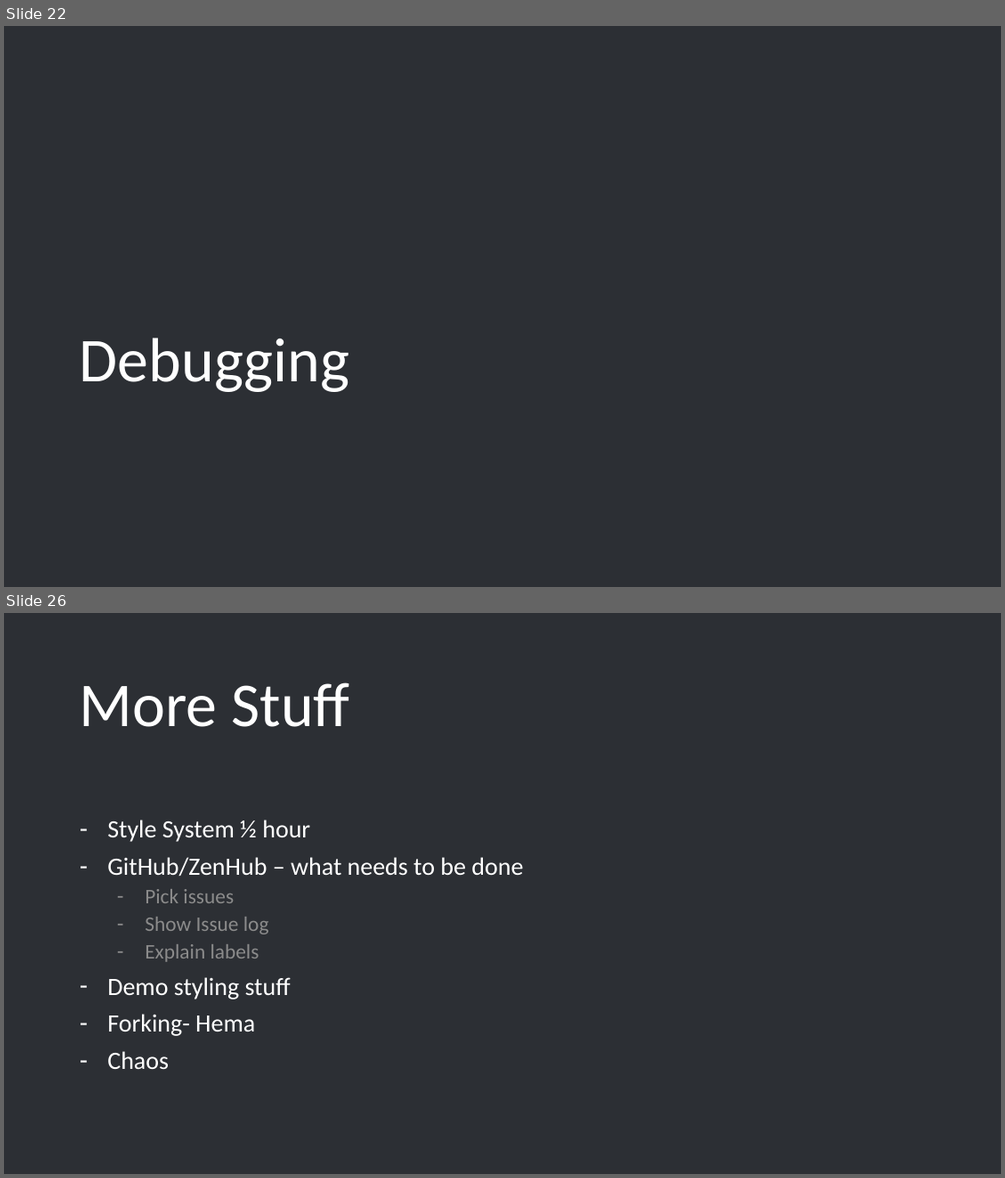
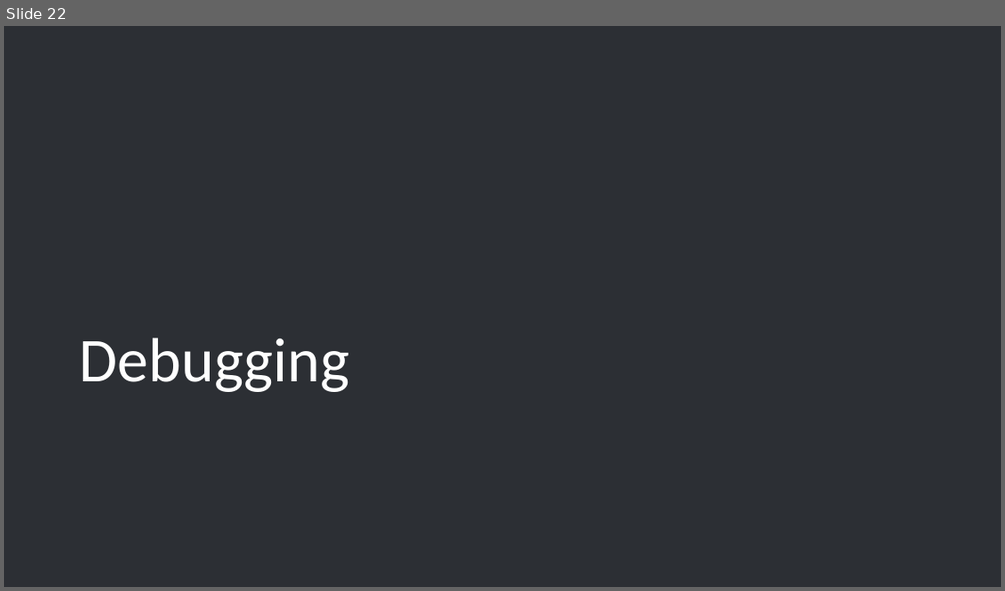
Before and after one commit to trivalleycoders-org/event-doc-and-admin, a slide deck: doc/project-presentations/project-intro-contrib.pptx. Shown one above the other, each under a label of ours: slides 22 and 26 before the commit, slide 22 after it; the slides between them are not shown. The pictures are 1005x1178 and 1005x591 pixels, drawn with LibreOffice and Linux fonts; fonts in the diff are those of the drawing; background and template pictures are left out. Boxes give left, top, right and bottom in pixels: in the first picture for what was removed or moved away, otherwise in the second. Text is boxed around its words. In the diff, an @@ line names an element or a change of style, - is before the commit and + after.

```diff
--- a/doc/project-presentations/project-intro-contrib.pptx
+++ b/doc/project-presentations/project-intro-contrib.pptx
@@ slide 26 removed at <box>4,613,1001,1174</box>, background #2C2F34 @@
@@ title removed at <box>80,682,350,727</box> @@
-More Stuff
@@ text removed at <box>107,819,523,1069</box> @@
-– Style System ½ hour
-– GitHub/ZenHub – what needs to be done
-  – Pick issues
-  – Show Issue log
-  – Explain labels
-– Demo styling stuff
-– Forking- Hema
-– Chaos
```
Also in this commit, not shown: 5 slides changed, 3 other slides removed, 26 other files.
